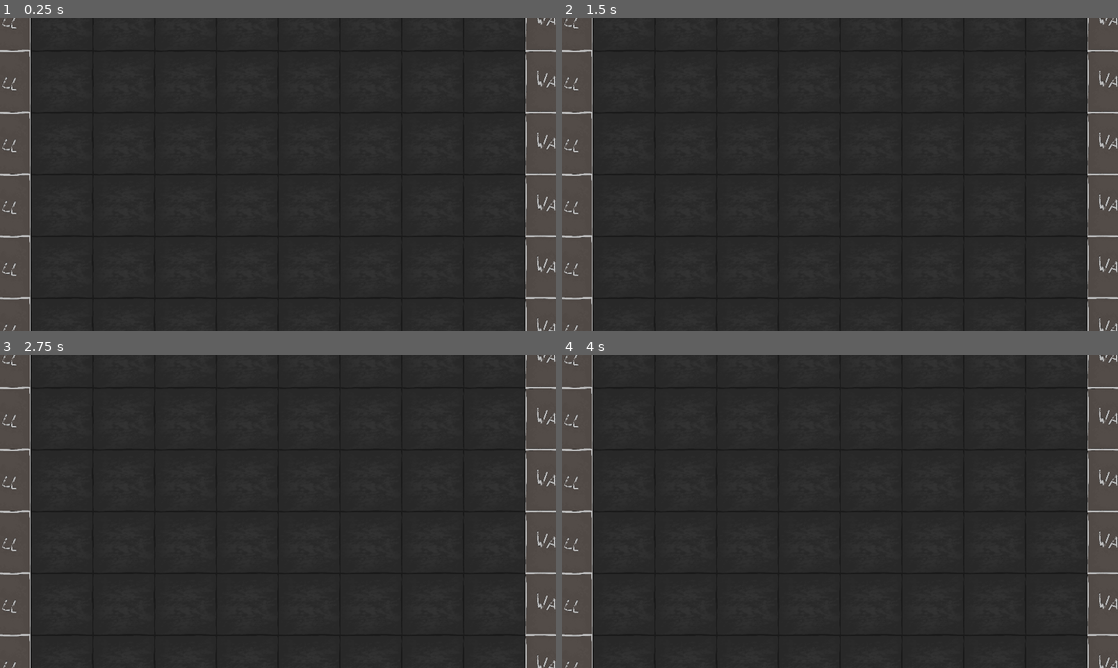
Above: before the commit, frames 1-4 (two rows, left to right).
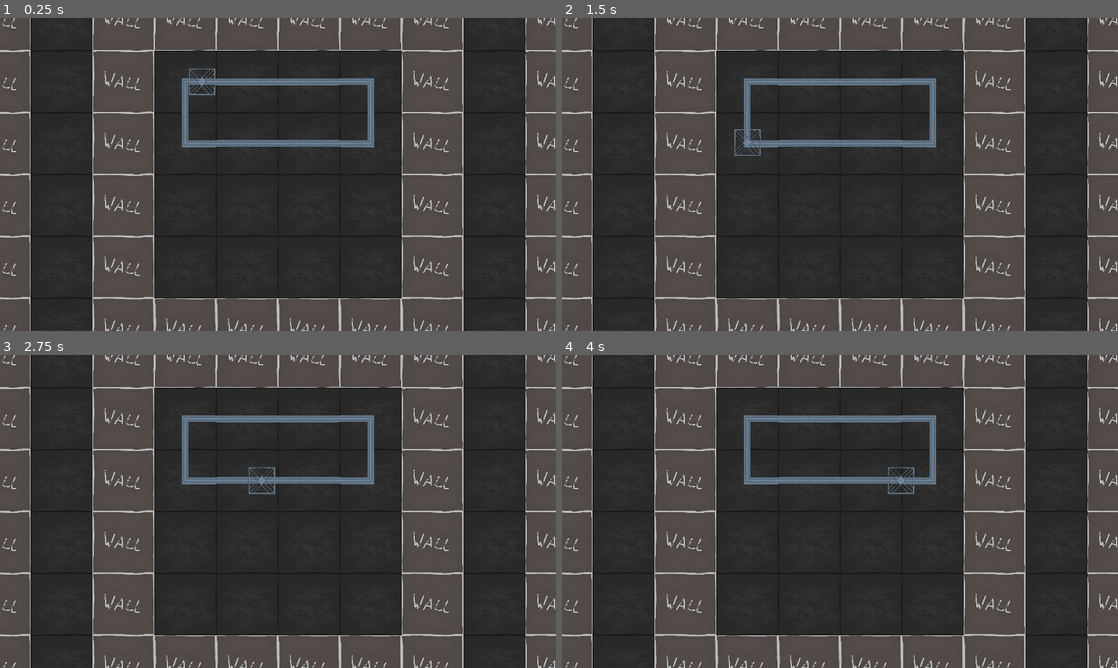
Above: after the commit, the same moments.

Repository: BoringStudio/ldjam54
Game: Godot game, scene res://main.tscn
Same seed, same stepped clock (60 frames per second), same inputs: the game is played once before the commit and once after it.
Inputs:
- Up to frame 1 (0.25 s): no input
- Up to frame 2 (1.5 s): no input
- Up to frame 3 (2.75 s): no input
- Up to frame 4 (4 s): no input

The runs differ from the first frame. In frame 1, 33% of the frame differs, in the area x 16-84%, y 0-100%; in frame 2, 33%; in frame 3, 33%; in frame 4, 33%.

Commit message:
Conveyor movement

Diff:
--- a/main.gd
+++ b/main.gd
@@ -1,3 +1,3 @@
-extends Node
+extends Node2D
 
 var simulation_speed = 1.0
--- a/main.tscn
+++ b/main.tscn
@@ -1,26 +1,23 @@
-[gd_scene load_steps=3 format=3 uid="uid://ch278d4xm1m1w"]
+[gd_scene load_steps=4 format=3 uid="uid://ch278d4xm1m1w"]
 
 [ext_resource type="TileSet" uid="uid://d3c2vifoloe25" path="res://textures/static.tres" id="1_6p75a"]
 [ext_resource type="PackedScene" uid="uid://dkw4br5pbiykp" path="res://prefabs/building_area/building_area.tscn" id="2_aonjk"]
+[ext_resource type="PackedScene" uid="uid://7dieiehuqws0" path="res://prefabs/platform/platform.tscn" id="3_dqdxr"]
 
-[node name="Main" type="Control"]
-layout_mode = 3
-anchors_preset = 15
-anchor_right = 1.0
-anchor_bottom = 1.0
-grow_horizontal = 2
-grow_vertical = 2
-size_flags_horizontal = 3
-size_flags_vertical = 3
+[node name="Node2D" type="Node2D"]
 
 [node name="Background" type="TileMap" parent="."]
 tile_set = ExtResource("1_6p75a")
 cell_quadrant_size = 128
 format = 2
-layer_0/tile_data = PackedInt32Array(0, 65536, 0, 65536, 65536, 0, 1, 65536, 0, 2, 65536, 0, 131072, 65536, 0, 131073, 65536, 0, 131074, 65536, 0, 131075, 65536, 0, 65539, 65536, 0, 65540, 0, 0, 3, 65536, 0, 65537, 65536, 0, 65538, 65536, 0, 4, 0, 0, 131076, 0, 0, 65541, 0, 0, 131071, 65536, 0, 65535, 65536, 0, 131070, 65536, 0, 196606, 65536, 0, 196605, 65536, 0, 131069, 65536, 0, 65533, 65536, 0, -3, 65536, 0, -65539, 65536, 0, -131075, 65536, 0, -131074, 65536, 0, -65537, 65536, 0, -131072, 65536, 0, -131071, 65536, 0, -131070, 65536, 0, -65534, 65536, 0, -65535, 65536, 0, -65536, 65536, 0, -1, 65536, 0, -2, 65536, 0, -65538, 65536, 0, -65533, 65536, 0, 196607, 65536, 0, 65532, 65536, 0, -4, 65536, 0, -131073, 65536, 0, -196608, 65536, 0, -196607, 65536, 0, -196606, 65536, 0, -131069, 65536, 0, -65532, 0, 0, -1 …(1271 unchanged characters)…
+layer_0/tile_data = PackedInt32Array(0, 65536, 0, 65536, 65536, 0, 1, 65536, 0, 2, 0, 0, 131072, 0, 0, 131073, 0, 0, 131074, 0, 0, 131075, 65536, 0, 65539, 65536, 0, 65540, 0, 0, 3, 65536, 0, 65537, 65536, 0, 65538, 0, 0, 4, 0, 0, 131076, 0, 0, 65541, 0, 0, 131071, 65536, 0, 65535, 65536, 0, 131070, 65536, 0, 196606, 0, 0, 196605, 0, 0, 131069, 0, 0, 65533, 0, 0, -3, 0, 0, -65539, 0, 0, -131075, 0, 0, -131074, 0, 0, -65537, 65536, 0, -131072, 65536, 0, -131071, 65536, 0, -131070, 0, 0, -65534, 0, 0, -65535, 65536, 0, -65536, 65536, 0, -1, 65536, 0, -2, 65536, 0, -65538, 65536, 0, -65533, 65536, 0, 196607, 0, 0, 65532, 65536, 0, -4, 65536, 0, -131073, 0, 0, -196608, 0, 0, -196607, 0, 0, -196606, 0, 0, -131069, 65536, 0, -65532, 0, 0, -1 …(1271 unchanged characters)…
 
 [node name="Camera2D" type="Camera2D" parent="."]
 zoom = Vector2(0.5, 0.5)
 
-[node name="BuildingArea" parent="." instance=ExtResource("2_aonjk")]
-position = Vector2(-888, -528)
+[node name="BuildingArea" parent="." node_paths=PackedStringArray("platform") instance=ExtResource("2_aonjk")]
+width = 4
+height = 4
+platform = NodePath("../Platform")
+
+[node name="Platform" parent="." instance=ExtResource("3_dqdxr")]
--- a/prefabs/building_area/building_area.gd
+++ b/prefabs/building_area/building_area.gd
@@ -7,32 +7,67 @@
 
 @export var platform: Node2D
 
-var _cells: Array[Conveyor]
-var _platform_origin: Vector2i = Vector2i(width >> 1, height >> 1)
+var _grid: Array[Conveyor]
+var _platform_origin: Vector2i = Vector2i(0, 0)
 var _tick_time: float = 0.0
+
+@onready var _grid_offset = transform.origin - Vector2(Conveyor.CELL_SIZE) * Vector2(width, height) * 0.5 + Vector2(Conveyor.CELL_SIZE) * 0.5
 
 func _ready():
 	var total := width * height
-	_cells.resize(width * height)
+	_grid.resize(total)
 	for i in range(total):
-		_cells[i] = null
+		_grid[i] = null
+
+	_spawn_cell(Vector2i(0, 0), Conveyor.Item.TurnLeft, Conveyor.DIR_LEFT)
+	_spawn_cell(Vector2i(0, 1), Conveyor.Item.TurnLeft, Conveyor.DIR_DOWN)
+	_spawn_cell(Vector2i(1, 1), Conveyor.Item.Straight, Conveyor.DIR_RIGHT)
+	_spawn_cell(Vector2i(2, 1), Conveyor.Item.Straight, Conveyor.DIR_RIGHT)
+	_spawn_cell(Vector2i(3, 1), Conveyor.Item.TurnLeft, Conveyor.DIR_RIGHT)
+	_spawn_cell(Vector2i(3, 0), Conveyor.Item.TurnLeft, Conveyor.DIR_UP)
+	_spawn_cell(Vector2i(2, 0), Conveyor.Item.Straight, Conveyor.DIR_LEFT)
+	_spawn_cell(Vector2i(1, 0), Conveyor.Item.Straight, Conveyor.DIR_LEFT)
 
 
-func _process(_delta):
-	var current_cell = _cells[_platform_origin.y * width + _platform_origin.x]
+func _process(delta):
+	var current_cell = get_cell(_platform_origin)
 	if current_cell == null:
 		# TODO: emit some kind of signal
 		return
 
-	current_cell.move_platform(_platform_origin, _tick_time, platform)
-	_tick_time += Main.simulation_speed
+	current_cell.move_platform(_tick_time, platform)
+	_tick_time += delta * Main.simulation_speed
 	if _tick_time > 1.0:
 		_tick_time = fmod(_tick_time, 1.0)
+		print(current_cell.get_next_grid_index())
 		_platform_origin += current_cell.get_next_grid_index()
 
 	pass
 
 
+func _spawn_cell(index: Vector2i, ty: Conveyor.Item, rot: int):
+	var conv = Conveyor.new(ty, rot)
+	add_child(conv)
+	set_cell(index, conv)
+
+
+func get_cell(index: Vector2i):
+	# if not check_index(index):
+	# 	return null
+	return _grid[index.y * width + index.x]
+
+
+func set_cell(index: Vector2i, item: Conveyor):
+	if not check_index(index):
+		return null
+	_grid[index.y * width + index.x] = item
+	item.transform.origin = _grid_offset + Vector2(index) * Conveyor.CELL_SIZE
+
+
+func check_index(index: Vector2i) -> bool:
+	return index.x >= 0 and index.y >= 0 and index.x < width and index.y < height
+
+
 static func rotate_dir(dir: int, amount: int) -> int:
 	dir += amount
 	return dir % 4
--- a/prefabs/conveyor/conveyor.gd
+++ b/prefabs/conveyor/conveyor.gd
@@ -9,6 +9,8 @@
 const DIR_LEFT = 3
 
 const CELL_SIZE = Vector2(256.0, 256.0)
+
+const TEXTURE: AtlasTexture = preload("res://prefabs/conveyor/conveyor_texture.tres")
 
 @export var ty: Item = Item.Straight
 @export_enum("Up:0", "Right:1", "Down:2", "Left:3") var rot: int = DIR_RIGHT
@@ -27,8 +29,13 @@
 }
 
 
+func _init(t: Item, r: int):
+	texture = TEXTURE.duplicate()
+	ty = t
+	rot = r
+
+
 func _ready():
-	assert(texture is AtlasTexture)
 	_sync_sprite_state()
 
 
@@ -41,23 +48,22 @@
 	_tick = 0
 
 
-func move_platform(index: Vector2i, tick_time: float, platform: Node2D):
-	var cell_offset = Vector2(index)
-
+func move_platform(tick_time: float, platform: Node2D):
+	var cell_offset = Vector2()
 	if tick_time < 0.5:
 		var start_offset = Conveyor.make_direction((rot + 2) % 4)
-		cell_offset += start_offset.lerp(Vector2.ZERO, tick_time)
+		cell_offset = start_offset.lerp(Vector2.ZERO, tick_time * 2)
 	else:
 		var r := rot
 		match ty:
 			Item.TurnRight:
-				r = (rot + 1) % 4
+				r = Conveyor.make_rot_right(r)
 			Item.TurnLeft:
-				r = (rot - 1) % 4
+				r = Conveyor.make_rot_left(r)
 		var end_offset = Conveyor.make_direction(r)
-		cell_offset = Vector2.ZERO.lerp(end_offset, tick_time)
+		cell_offset = Vector2.ZERO.lerp(end_offset, tick_time * 2 - 1)
 
-	platform.transform.origin = cell_offset * CELL_SIZE
+	platform.transform.origin = transform.origin + cell_offset * CELL_SIZE / 2
 
 
 func next_tick() -> bool:
@@ -68,9 +74,9 @@
 	var r = rot
 	match ty:
 		Item.TurnRight:
-			r = (r + 1) % 4
+			r = Conveyor.make_rot_right(r)
 		Item.TurnLeft:
-			r = (r - 1) % 4
+			r = Conveyor.make_rot_left(r)
 	return Conveyor.make_grid_direction(r)
 
 
@@ -107,12 +113,20 @@
 static func make_grid_direction(r: int) -> Vector2i:
 	match r:
 		DIR_UP:
-			return Vector2i(0, 1)
+			return Vector2i.UP
 		DIR_RIGHT:
-			return Vector2i(1, 0)
+			return Vector2i.RIGHT
 		DIR_DOWN:
-			return Vector2i(0, -1)
+			return Vector2i.DOWN
 		DIR_LEFT:
-			return Vector2i(-1, 0)
+			return Vector2i.LEFT
 		_:
 			return Vector2i.ZERO
+
+
+static func make_rot_right(r: int) -> int:
+	return (r + 1) % 4
+
+
+static func make_rot_left(r: int) -> int:
+	return (4 + r - 1) % 4
--- a/prefabs/conveyor/conveyor.tscn
+++ b/prefabs/conveyor/conveyor.tscn
@@ -5,11 +5,10 @@
 
 [sub_resource type="AtlasTexture" id="AtlasTexture_qbjve"]
 atlas = ExtResource("2_1t1u7")
-region = Rect2(256, 256, 256, 256)
+region = Rect2(0, 256, 256, 256)
 
 [node name="Conveyor" type="Sprite2D"]
 texture = SubResource("AtlasTexture_qbjve")
 flip_h = true
 script = ExtResource("1_jfj5k")
-ty = 2
 rot = 0
--- /dev/null
+++ b/prefabs/conveyor/conveyor_texture.tres
@@ -0,0 +1,8 @@
+[gd_resource type="AtlasTexture" load_steps=2 format=3 uid="uid://bdug7ao734vgw"]
+
+[ext_resource type="Texture2D" uid="uid://catajgklqugxa" path="res://textures/spritesheet.png" id="1_kfgxj"]
+
+[resource]
+resource_local_to_scene = true
+atlas = ExtResource("1_kfgxj")
+region = Rect2(0, 0, 1, 1)
